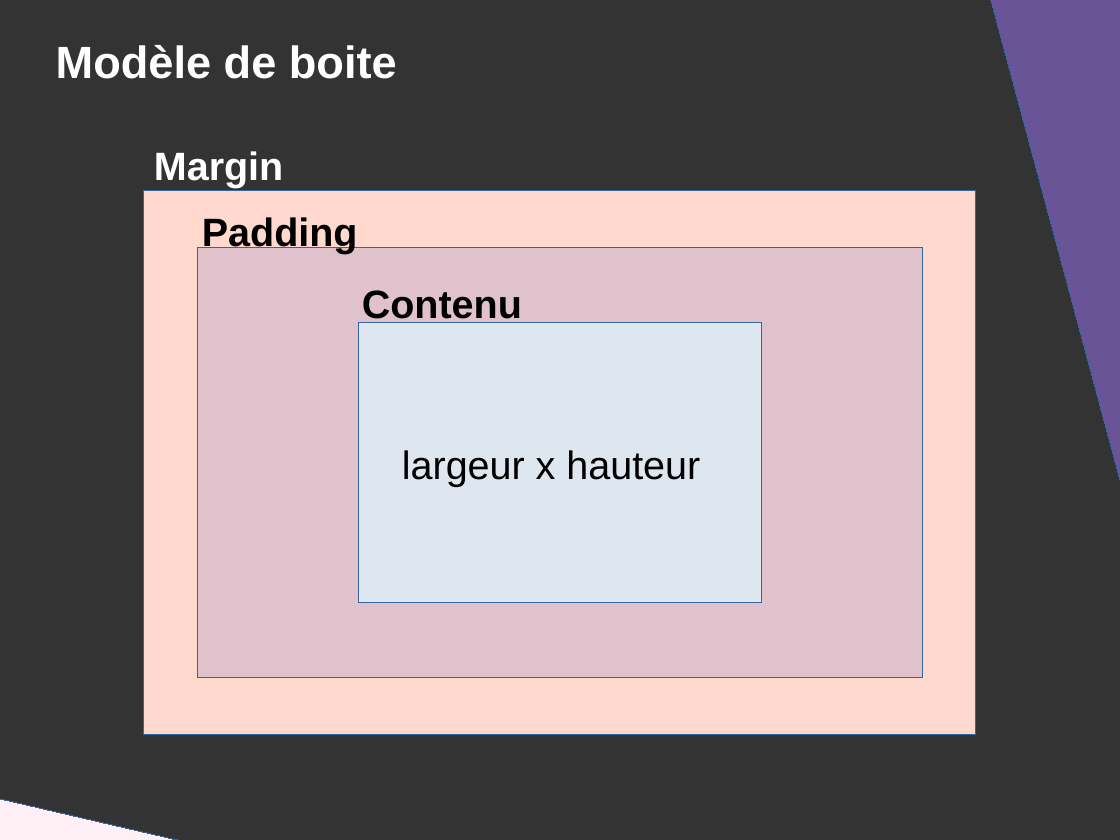
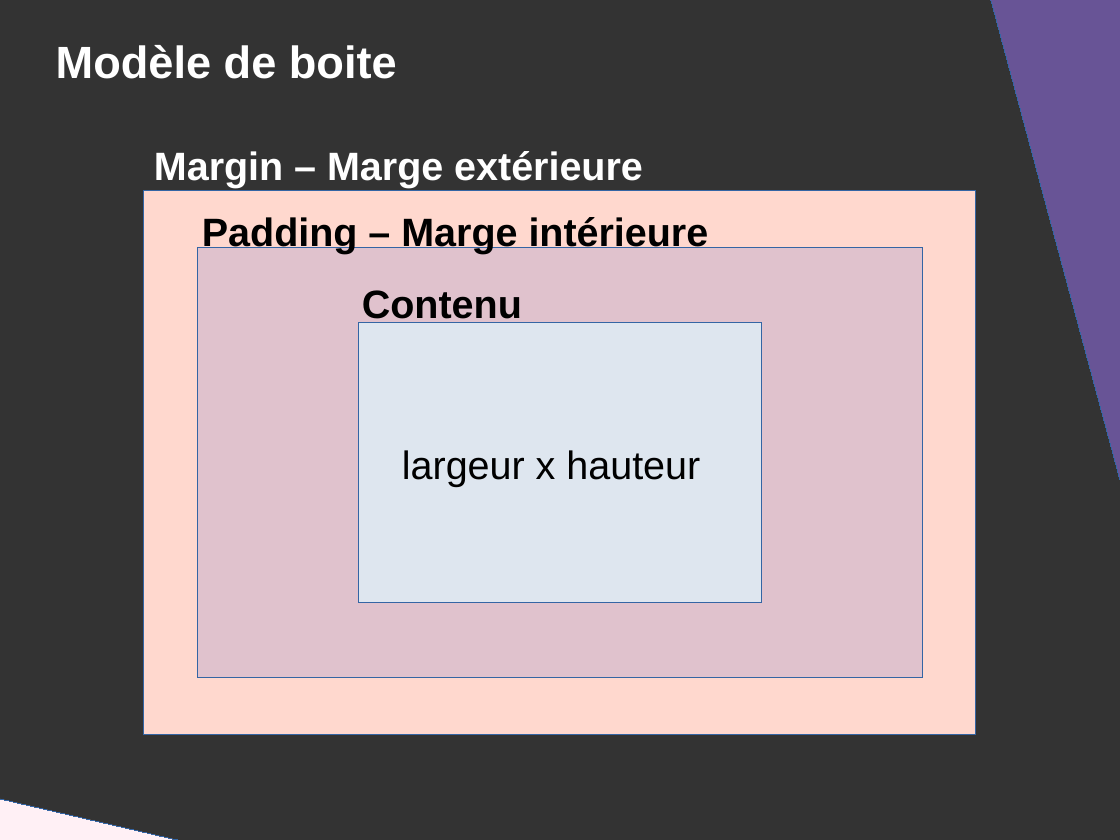
Before and after one commit to DanYellow/presentations, a slide deck: slide 15 of mmi/html/travaux-pratiques/numero-2/presentation.odp. Drawn at 1120x840 pixels with LibreOffice and Linux fonts; fonts in the diff are those of the drawing. Boxes give left, top, right and bottom in pixels: in the first picture for what was removed or moved away, otherwise in the second. Text is boxed around its words. In the diff, an @@ line names an element or a change of style, - is before the commit and + after.

Commit message:
Add homework related to 'modèle de boite'

```diff
--- a/mmi/html/travaux-pratiques/numero-2/presentation.odp
+++ b/mmi/html/travaux-pratiques/numero-2/presentation.odp
@@ text at bbox=[154, 151, 643, 188]: text changed @@
-Margin
+Margin – Marge extérieure
@@ text at bbox=[202, 217, 709, 254]: text changed @@
-Padding
+Padding – Marge intérieure
```
Also in this commit, not shown: 1 other slide changed, 4 slides added, 3 other files.
